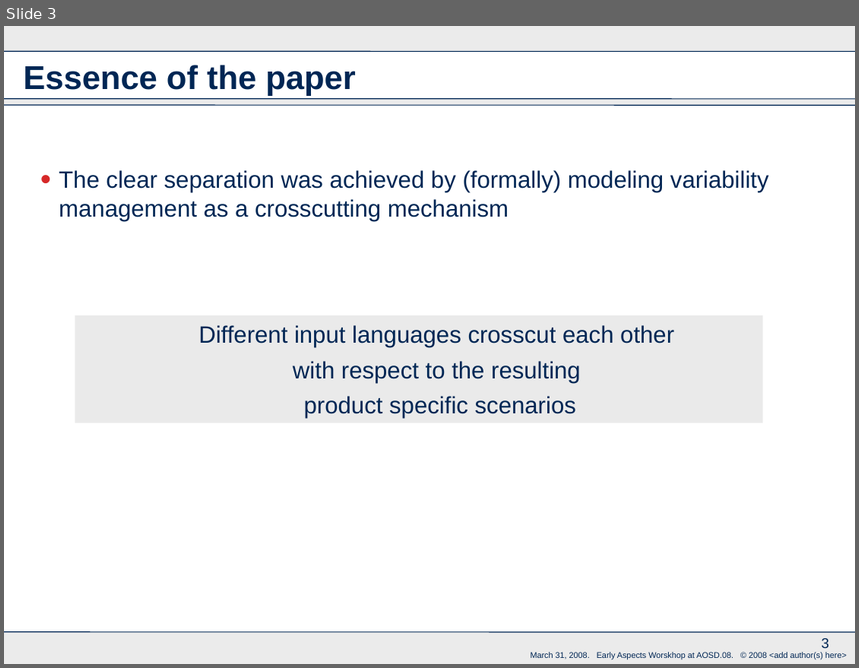
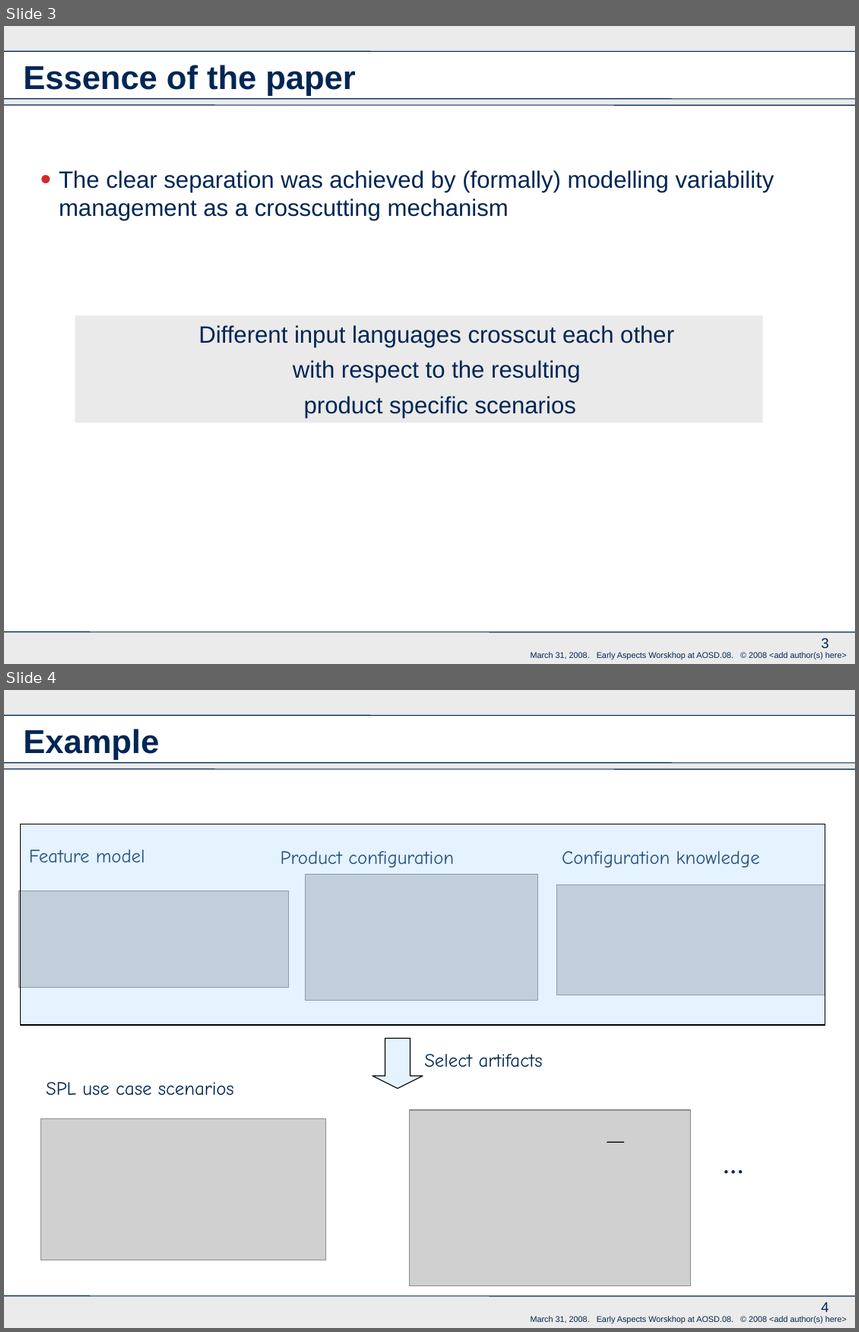
Before and after one commit to rbonifacio/variability-management-research, a slide deck: VariabilityManagement/docs/papers/ea/EA AOSD-RBA.ppt. Shown one above the other, each under a label of ours: slide 3 before the commit, slides 3 and 4 after it. The pictures are 859x668 and 859x1332 pixels, drawn with LibreOffice and Linux fonts; fonts in the diff are those of the drawing; grey boxes stand for pictures; background and template pictures are left out. Boxes give left, top, right and bottom in pixels: in the first picture for what was removed or moved away, otherwise in the second. Text is boxed around its words. In the diff, an @@ line names an element or a change of style, - is before the commit and + after.

```diff
--- a/VariabilityManagement/docs/papers/ea/EA AOSD-RBA.ppt
+++ b/VariabilityManagement/docs/papers/ea/EA AOSD-RBA.ppt
@@ slide 4 added at <box>4,690,855,1328</box>, background #FFFFFF; not listed: 8 template elements that a slide beside it also shows @@
@@ title added at <box>23,729,159,760</box>, 28 pt, text #002654, bold @@
+Example
@@ rectangle added at <box>21,824,826,1024</box>, fill #99CCFF at 25% opacity, outline #000000 0.74 pt @@
@@ text added at <box>29,850,145,863</box>, 16 pt, text #002654 @@
+Feature model
@@ text added at <box>281,851,454,868</box>, 16 pt, text #002654 @@
+Product configuration
@@ text added at <box>562,851,760,868</box>, 16 pt, text #002654 @@
+Configuration knowledge
@@ picture added at <box>18,891,288,987</box> @@
@@ picture added at <box>305,874,538,1000</box> @@
@@ picture added at <box>557,885,826,996</box> @@
@@ down arrow added at <box>373,1038,423,1088</box>, fill #99CCFF at 25% opacity, outline #000000 0.74 pt @@
@@ text added at <box>424,1054,543,1068</box>, 16 pt, text #002654 @@
+Select artifacts
@@ text added at <box>46,1082,234,1096</box>, 16 pt, text #002654 @@
+SPL use case scenarios
@@ picture added at <box>40,1119,325,1260</box> @@
@@ picture added at <box>409,1110,690,1287</box> @@
@@ ellipse added at <box>607,1142,624,1142</box>, fill #99CCFF, outline #000000 0.74 pt @@
@@ text added at <box>715,1145,753,1186</box>, 24 pt, text #002654 @@
+...
@@ page number added at <box>821,1303,829,1312</box>, 12 pt, text #002654 @@
+4
@@ slide 3 changed as well @@
@@ text at <box>59,170,775,221</box>: text changed @@
-• The clear separation was achieved by (formally) modeling variability management as a crosscutting mechanism
+• The clear separation was achieved by (formally) modelling variability management as a crosscutting mechanism
```
Also in this commit, not shown: 5 other slides changed, 1 other slide added.
